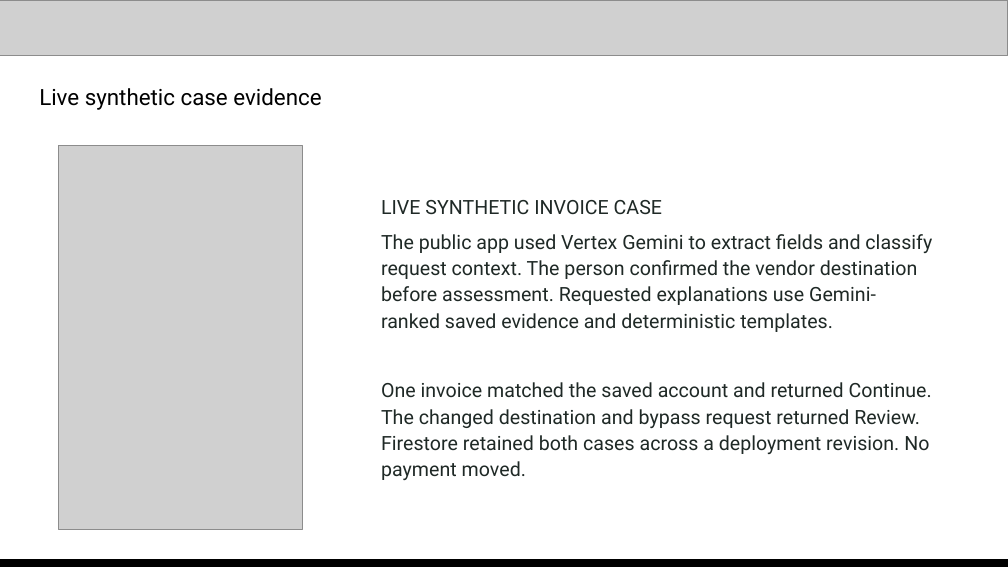
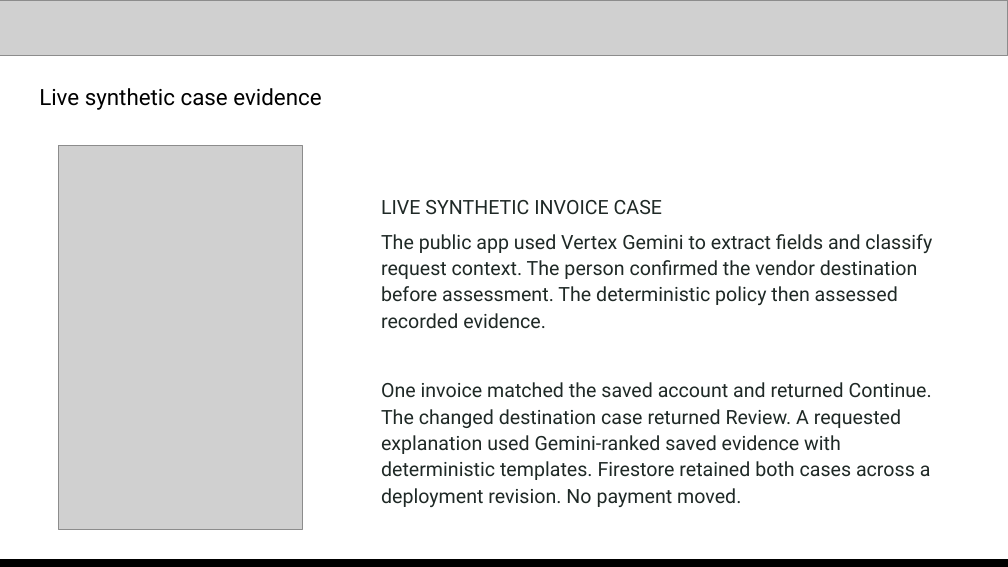
Before and after one commit to NikhilBudaniya/scamshield, a slide deck: slide 10 of artifacts/scamshield-hack2skill-submission.pptx (slide 11 before the commit). Drawn at 1008x567 pixels with LibreOffice and Linux fonts; fonts in the diff are those of the drawing; grey boxes stand for pictures. Boxes give left, top, right and bottom in pixels: in the first picture for what was removed or moved away, otherwise in the second. Text is boxed around its words. In the diff, an @@ line names an element or a change of style, - is before the commit and + after.

Commit message:
Strengthen hybrid fraud pitch with sourced invoice fraud figures

```diff
--- a/artifacts/scamshield-hack2skill-submission.pptx
+++ b/artifacts/scamshield-hack2skill-submission.pptx
@@ text at bbox=[381, 234, 932, 507]: text changed @@
-The public app used Vertex Gemini to extract fields and classify request context. The person confirmed the vendor destination before assessment. Requested explanations use Gemini-ranked saved evidence and deterministic templates.
-One invoice matched the saved account and returned Continue. The changed destination and bypass request returned Review. Firestore retained both cases across a deployment revision. No payment moved.
+The public app used Vertex Gemini to extract fields and classify request context. The person confirmed the vendor destination before assessment. The deterministic policy then assessed recorded evidence.
+One invoice matched the saved account and returned Continue. The changed destination case returned Review. A requested explanation used Gemini-ranked saved evidence with deterministic templates. Firestore retained both cases across a deployment revision. No payment moved.
```
Also in this commit, not shown: 7 other slides changed, 2 slides added, 4 slides removed, 3 other files.
